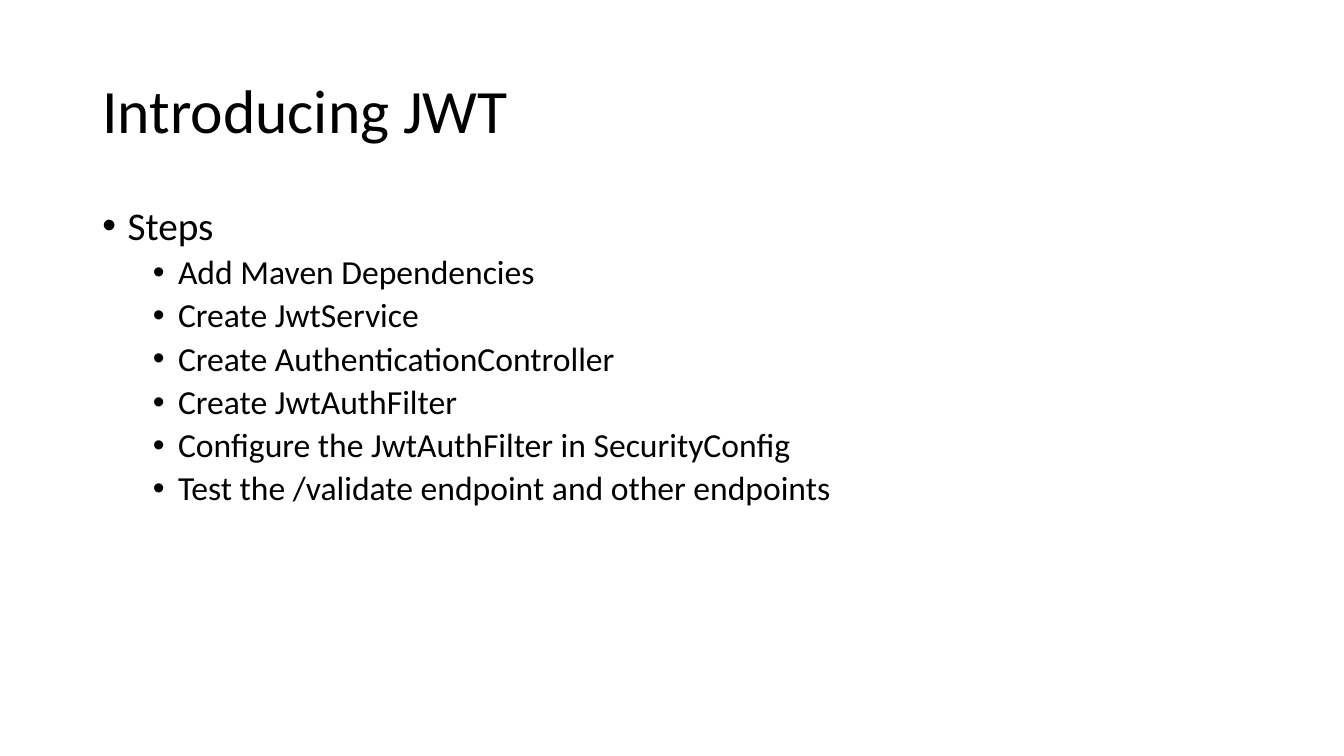
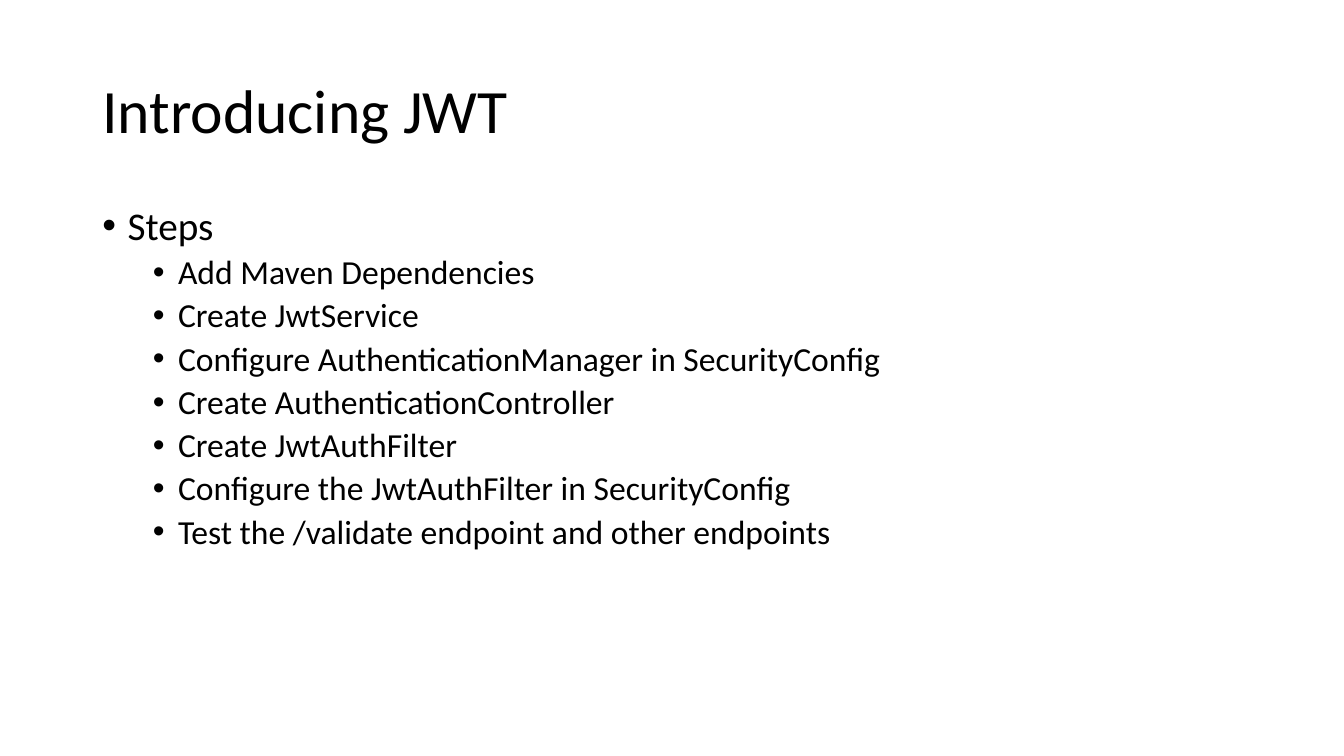
Before and after one commit to aug-2025-organization/notes, a slide deck: slide 29 of 8. Spring Security with JWT.pptx (slide 30 before the commit). Drawn at 1344x756 pixels with LibreOffice and Linux fonts; fonts in the diff are those of the drawing. Boxes give left, top, right and bottom in pixels: in the first picture for what was removed or moved away, otherwise in the second. Text is boxed around its words. In the diff, an @@ line names an element or a change of style, - is before the commit and + after.

```diff
--- a/8. Spring Security with JWT.pptx
+++ b/8. Spring Security with JWT.pptx
@@ text at <box>178,347,879,377</box>: paragraph added @@
+  • Configure AuthenticationManager in SecurityConfig
```
Also in this commit, not shown: 2 other slides changed, 1 slide added, 1 slide removed.
